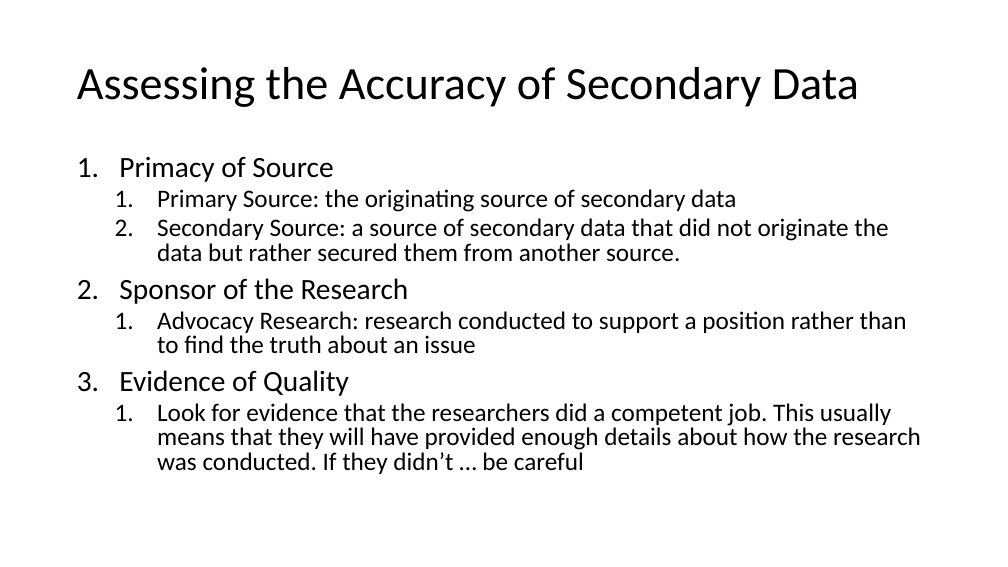
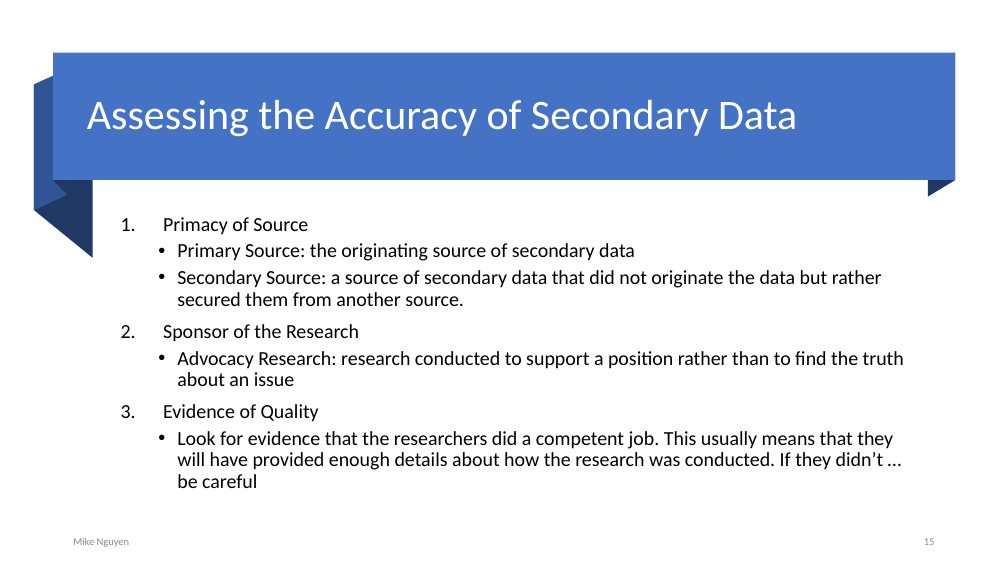
Before and after one commit to mikenguyen13/mar4050, a slide deck: slide 15 of lectures/3/Information Systems, Dashboards & Data Analytics.pptx (slide 9 before the commit). Drawn at 1008x567 pixels with LibreOffice and Linux fonts; fonts in the diff are those of the drawing. Boxes give left, top, right and bottom in pixels: in the first picture for what was removed or moved away, otherwise in the second. Text is boxed around its words. In the diff, an @@ line names an element or a change of style, - is before the commit and + after.

```diff
--- a/lectures/3/Information Systems, Dashboards & Data Analytics.pptx
+++ b/lectures/3/Information Systems, Dashboards & Data Analytics.pptx
@@ rectangle added at (x1=53, y1=53, x2=955, y2=181), fill #4472C4 @@
@@ freeform shape added at (x1=54, y1=53, x2=67, y2=194), fill #203864 @@
@@ freeform shape added at (x1=928, y1=53, x2=955, y2=197), fill #203864 @@
@@ freeform shape added at (x1=34, y1=85, x2=93, y2=258), fill #203864 @@
@@ freeform shape added at (x1=34, y1=70, x2=67, y2=211), fill #2F5597 @@
@@ title "Assessing the Accuracy of Secondary ..." moved from (x1=77, y1=67, x2=859, y2=107) to (x1=87, y1=100, x2=797, y2=136) @@
@@ title "Assessing the Accuracy of Secondary ..." at (x1=87, y1=100, x2=797, y2=136): size 44 to 40 pt, text colour #000000 to #FFFFFF @@
@@ text "Primacy of Source" moved from (x1=119, y1=157, x2=921, y2=474) to (x1=163, y1=217, x2=904, y2=488) @@
@@ text "Primacy of Source" at (x1=163, y1=217, x2=904, y2=488): size 28 to 19 pt in "Primacy of Source", "Sponsor of the Research", "Evidence of Quality"; size 24 to 19 pt in "Primary Source: the originating source of secondary ...", "Secondary Source: a source of secondary data ...", "Advocacy Research: research conducted to support a ...", "Look for evidence that the researchers did ..."; line spacing 0.8 to 0.9; bullet 1. to •; vertical alignment top to middle @@
@@ text added at (x1=73, y1=538, x2=130, y2=547), 10 pt, text #8C8C8C @@
+Mike Nguyen
@@ page number added at (x1=924, y1=538, x2=935, y2=545), 10 pt, text #8C8C8C @@
+15
```
Also in this commit, not shown: 22 other slides changed, 10 slides added, 2 slides removed, 2 other files.
